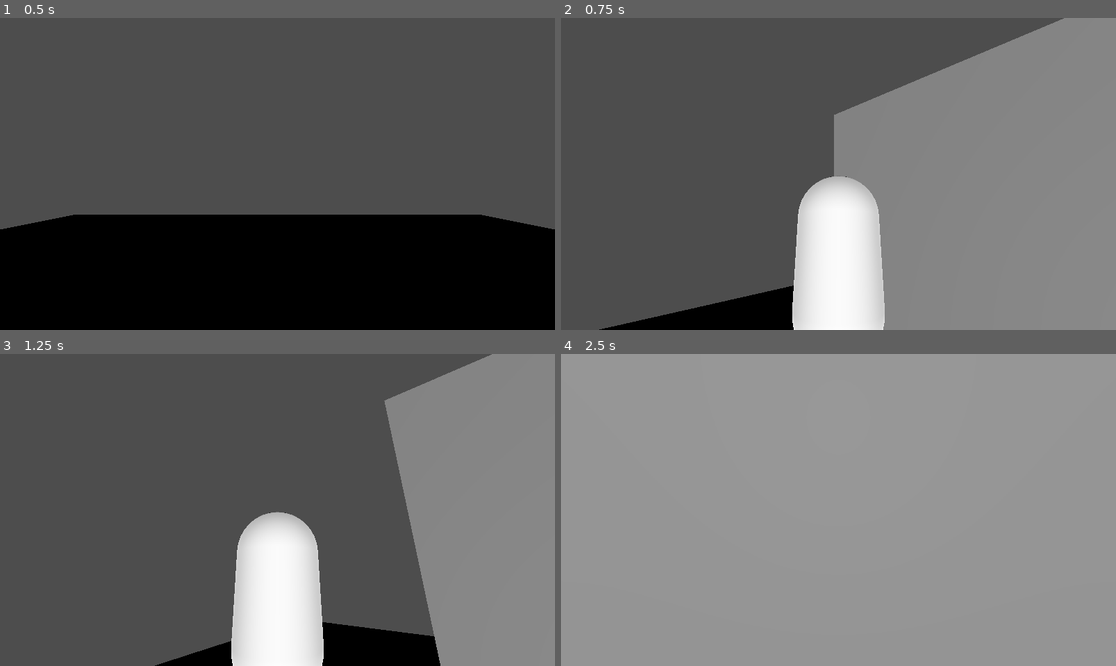
Above: before the commit, frames 1-4 (two rows, left to right).
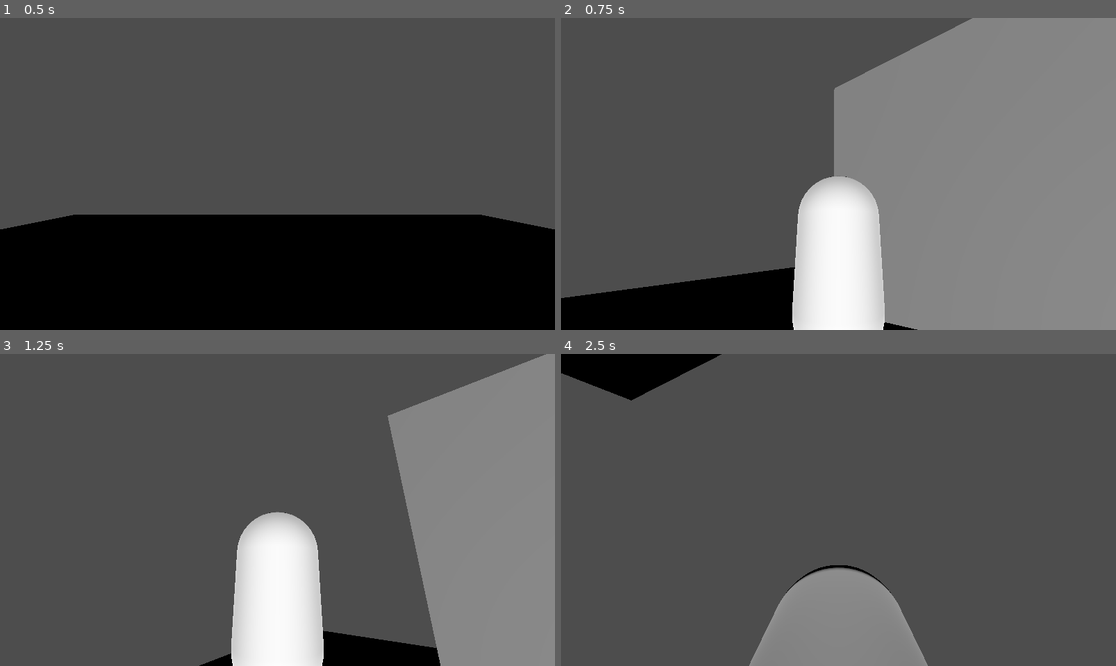
Above: after the commit, the same moments.

Repository: dondenik/DTM
Game: Godot game, scene res://main.tscn
Same seed, same stepped clock (60 frames per second), same inputs: the game is played once before the commit and once after it.
Inputs (mouse positions are in pixels of both pictures, inside the frame that each line leads up to):
- Up to frame 1 (0.5 s): no input
- Up to frame 2 (0.75 s): tap Enter (ui_accept) at 0.5, 0.6 s; move the mouse to (960, 158) at 0.52 s; hold Right (ui_right) from 0.53 s (still down)
- Up to frame 3 (1.25 s): keep holding Right (ui_right); tap Space (jump, bound only after the commit) at 0.77, 0.8, 1.07 s
- Up to frame 4 (2.5 s): move the mouse to (727, 525) at 1.27 s; release Right (ui_right) at 1.28 s; hold Down (ui_down) 1.28-2.03 s; tap Space (jump, bound only after the commit) at 1.35, 1.52, 1.82, 2.3 s; tap Enter (ui_accept) at 1.55, 2.1 s; move the mouse to (894, 441) at 2.02 s; hold Right (ui_right) from 2.03 s (still down)

Frame 1 is identical in both runs. In frame 2, 7.6% of the frame differs, in the area x 0-91%, y 0-100%; in frame 3, 2.6%; in frame 4, 93%, in the area x 0-100%, y 0-100%.

Commit message:
added controls via input map

Diff:
--- a/CharacterBody3D.gd
+++ b/CharacterBody3D.gd
@@ -14,12 +14,12 @@
 		velocity.y -= gravity * delta
 
 	# Handle Jump.
-	if Input.is_action_just_pressed("ui_accept") and is_on_floor():
+	if Input.is_action_just_pressed("jump") and is_on_floor():
 		velocity.y = JUMP_VELOCITY
 
 	# Get the input direction and handle the movement/deceleration.
 	# As good practice, you should replace UI actions with custom gameplay actions.
-	var input_dir = Input.get_vector("ui_left", "ui_right", "ui_up", "ui_down")
+	var input_dir = Input.get_vector("move_left", "move_right", "move_forward", "move_back")
 	var direction = (transform.basis * Vector3(input_dir.x, 0, input_dir.y)).normalized()
 	if direction:
 		velocity.x = direction.x * SPEED
--- a/project.godot
+++ b/project.godot
@@ -15,6 +15,38 @@
 config/features=PackedStringArray("4.1", "GL Compatibility")
 config/icon="res://icon.svg"
 
+[input]
+
+move_forward={
+"deadzone": 0.5,
+"events": [Object(InputEventKey,"resource_local_to_scene":false,"resource_name":"","device":-1,"window_id":0,"alt_pressed":false,"shift_pressed":false,"ctrl_pressed":false,"meta_pressed":false,"pressed":false,"keycode":0,"physical_keycode":87,"key_label":0,"unicode":119,"echo":false,"script":null)
+, Object(InputEventKey,"resource_local_to_scene":false,"resource_name":"","device":-1,"window_id":0,"alt_pressed":false,"shift_pressed":false,"ctrl_pressed":false,"meta_pressed":false,"pressed":false,"keycode":0,"physical_keycode":4194320,"key_label":0,"unicode":0,"echo":false,"script":null)
+]
+}
+move_right={
+"deadzone": 0.5,
+"events": [Object(InputEventKey,"resource_local_to_scene":false,"resource_name":"","device":-1,"window_id":0,"alt_pressed":false,"shift_pressed":false,"ctrl_pressed":false,"meta_pressed":false,"pressed":false,"keycode":0,"physical_keycode":68,"key_label":0,"unicode":100,"echo":false,"script":null)
+, Object(InputEventKey,"resource_local_to_scene":false,"resource_name":"","device":-1,"window_id":0,"alt_pressed":false,"shift_pressed":false,"ctrl_pressed":false,"meta_pressed":false,"pressed":false,"keycode":0,"physical_keycode":4194321,"key_label":0,"unicode":0,"echo":false,"script":null)
+]
+}
+move_left={
+"deadzone": 0.5,
+"events": [Object(InputEventKey,"resource_local_to_scene":false,"resource_name":"","device":-1,"window_id":0,"alt_pressed":false,"shift_pressed":false,"ctrl_pressed":false,"meta_pressed":false,"pressed":false,"keycode":0,"physical_keycode":65,"key_label":0,"unicode":97,"echo":false,"script":null)
+, Object(InputEventKey,"resource_local_to_scene":false,"resource_name":"","device":-1,"window_id":0,"alt_pressed":false,"shift_pressed":false,"ctrl_pressed":false,"meta_pressed":false,"pressed":false,"keycode":0,"physical_keycode":4194319,"key_label":0,"unicode":0,"echo":false,"script":null)
+]
+}
+move_back={
+"deadzone": 0.5,
+"events": [Object(InputEventKey,"resource_local_to_scene":false,"resource_name":"","device":-1,"window_id":0,"alt_pressed":false,"shift_pressed":false,"ctrl_pressed":false,"meta_pressed":false,"pressed":false,"keycode":0,"physical_keycode":83,"key_label":0,"unicode":115,"echo":false,"script":null)
+, Object(InputEventKey,"resource_local_to_scene":false,"resource_name":"","device":-1,"window_id":0,"alt_pressed":false,"shift_pressed":false,"ctrl_pressed":false,"meta_pressed":false,"pressed":false,"keycode":0,"physical_keycode":4194322,"key_label":0,"unicode":0,"echo":false,"script":null)
+]
+}
+jump={
+"deadzone": 0.5,
+"events": [Object(InputEventKey,"resource_local_to_scene":false,"resource_name":"","device":-1,"window_id":0,"alt_pressed":false,"shift_pressed":false,"ctrl_pressed":false,"meta_pressed":false,"pressed":false,"keycode":0,"physical_keycode":32,"key_label":0,"unicode":32,"echo":false,"script":null)
+]
+}
+
 [rendering]
 
 renderer/rendering_method="gl_compatibility"
